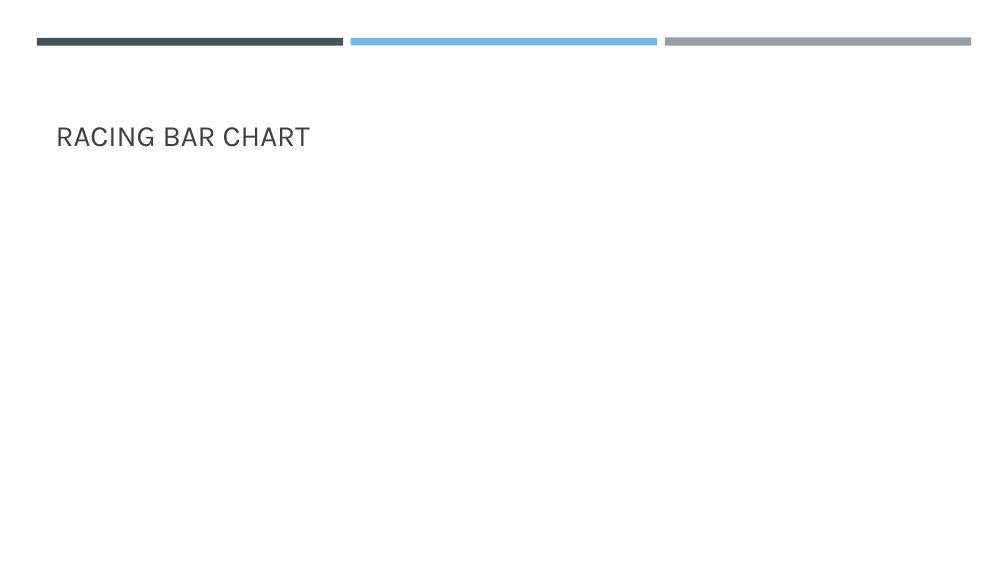
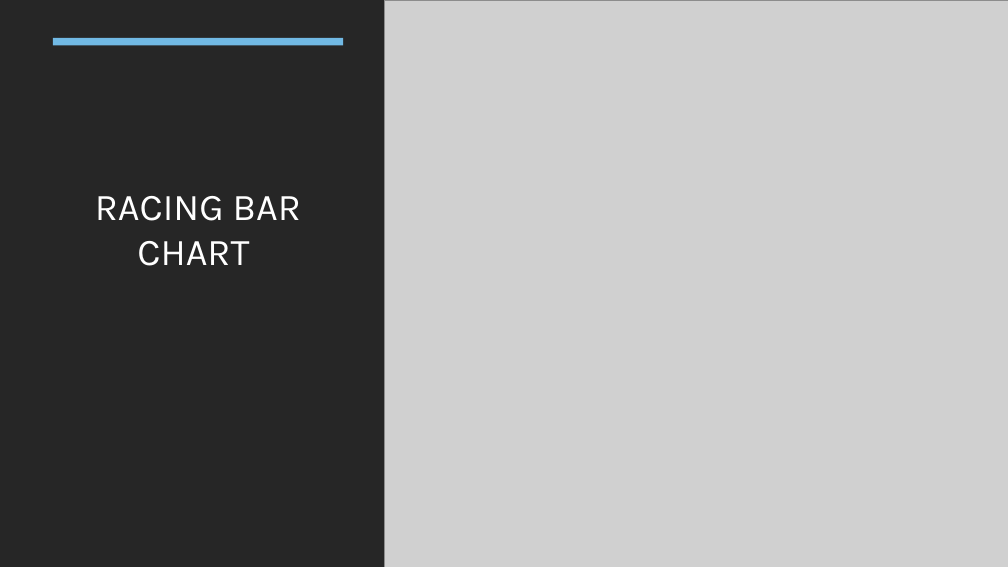
Before and after one commit to MtSopris/Snow_Predictor, a slide deck: slide 7 of POWDERHOUNDS.pptx (slide 6 before the commit). Drawn at 1008x567 pixels with LibreOffice and Linux fonts; fonts in the diff are those of the drawing; grey boxes stand for pictures. Boxes give left, top, right and bottom in pixels: in the first picture for what was removed or moved away, otherwise in the second. Text is boxed around its words. In the diff, an @@ line names an element or a change of style, - is before the commit and + after.

```diff
--- a/POWDERHOUNDS.pptx
+++ b/POWDERHOUNDS.pptx
@@ background #FFFFFF to #000000 @@
@@ rectangle added at bbox=[0, 0, 1008, 567], fill #262626 @@
@@ picture added at bbox=[385, 0, 1008, 567] @@
@@ rectangle removed at bbox=[37, 38, 343, 45] @@
@@ rectangle added at bbox=[53, 38, 343, 45], fill #71B9E4 @@
@@ rectangle removed at bbox=[351, 38, 657, 45] @@
@@ rectangle removed at bbox=[665, 38, 971, 46] @@
@@ title "RACING BAR CHART": place and size @@
-title "RACING BAR CHART" at bbox=[56, 127, 310, 147]
+title "RACING BAR CHART" at bbox=[95, 196, 301, 266]
@@ title "RACING BAR CHART" at bbox=[95, 196, 301, 266]: size 28 to 36 pt, text colour #404040 to #FFFFFF; alignment left to centre; vertical alignment bottom to middle @@
```
Also in this commit, not shown: 3 other slides changed, 2 slides added, 1 slide removed.
